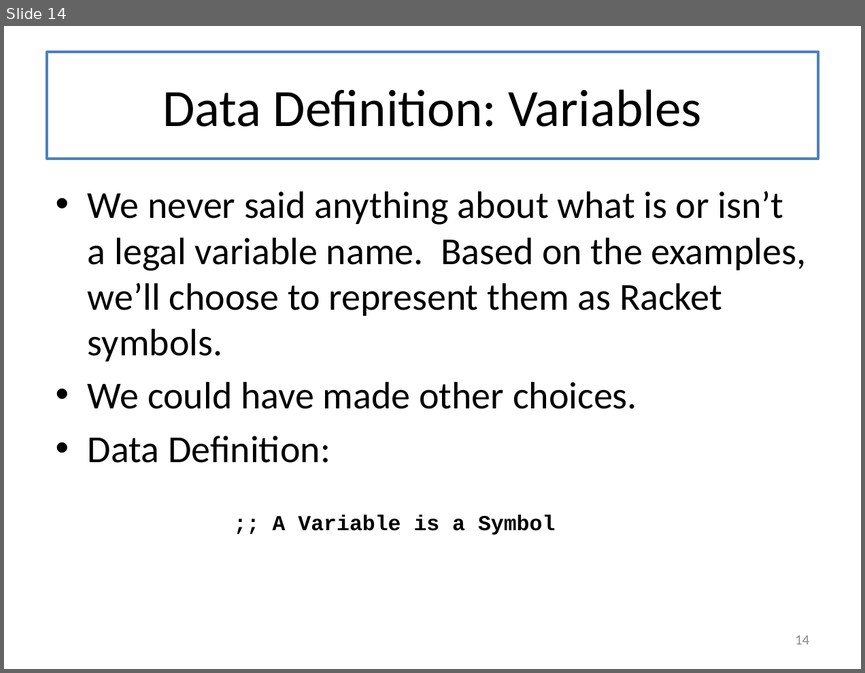
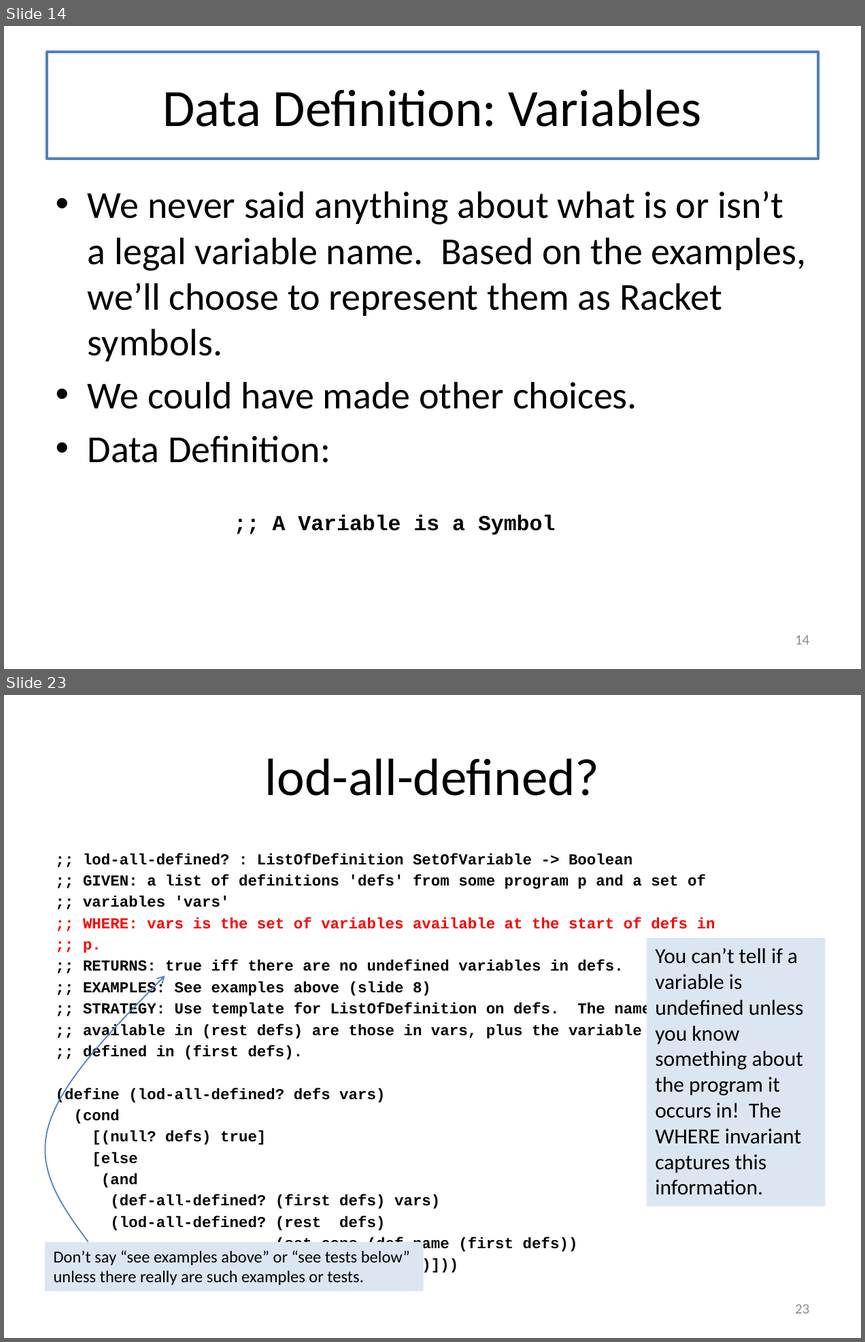
Before and after one commit to mwand/cs5010f16, a slide deck: Slides/Lesson 7.4 Case Study-- Undefined Variables.pptx. Shown one above the other, each under a label of ours: slide 14 before the commit, slides 14 and 23 after it; the slides between them are not shown. The pictures are 865x673 and 865x1342 pixels, drawn with LibreOffice and Linux fonts; fonts in the diff are those of the drawing. Boxes give left, top, right and bottom in pixels: in the first picture for what was removed or moved away, otherwise in the second. Text is boxed around its words. In the diff, an @@ line names an element or a change of style, - is before the commit and + after.

Commit message:
finished M07 GarterSnake example

```diff
--- a/Slides/Lesson 7.4 Case Study-- Undefined Variables.pptx
+++ b/Slides/Lesson 7.4 Case Study-- Undefined Variables.pptx
@@ slide 23 added at (x1=4, y1=695, x2=861, y2=1338), background #FFFFFF @@
@@ title added at (x1=47, y1=721, x2=818, y2=828), fill #FFFFFF, outline #4F81BD 2 pt, 44 pt, text #000000 @@
+lod-all-defined?
@@ text added at (x1=56, y1=853, x2=715, y2=1272), 12.8 pt, text #000000, bold @@
+;; lod-all-defined? : ListOfDefinition SetOfVariable -> Boolean
+;; GIVEN: a list of definitions 'defs' from some program p and a set of
+;; variables 'vars'
+;; WHERE: vars is the set of variables available at the start of defs in
+;; p.
+;; RETURNS: true iff there are no undefined variables in defs.
+;; EXAMPLES: See examples above (slide 8)
+;; STRATEGY: Use template for ListOfDefinition on defs. The names
+;; available in (rest defs) are those in vars, plus the variable
+;; defined in (first defs).
+(define (lod-all-defined? defs vars)
+(cond
+[(null? defs) true]
+[else
+(and
+(def-all-defined? (first defs) vars)
+(lod-all-defined? (rest defs)
+(set-cons (def-name (first defs))
+vars)))]))
@@ rectangle added at (x1=647, y1=938, x2=825, y2=1206), fill #DCE6F2, 18 pt, text #000000 @@
+You can’t tell if a variable is undefined unless you know something about the program it occurs in! The WHERE invariant captures this information.
@@ freeform shape added at (x1=45, y1=975, x2=165, y2=1241), outline #4F81BD 1 pt @@
@@ rectangle added at (x1=45, y1=1242, x2=424, y2=1291), fill #DCE6F2, 14 pt, text #000000 @@
+Don’t say “see examples above” or “see tests below” unless there really are such examples or tests.
@@ page number added at (x1=795, y1=1304, x2=809, y2=1313), 12 pt, text #8C8C8C @@
+23
```
Also in this commit, not shown: 8 slides changed, 9 other slides added, 9 slides removed, 7 other files.
